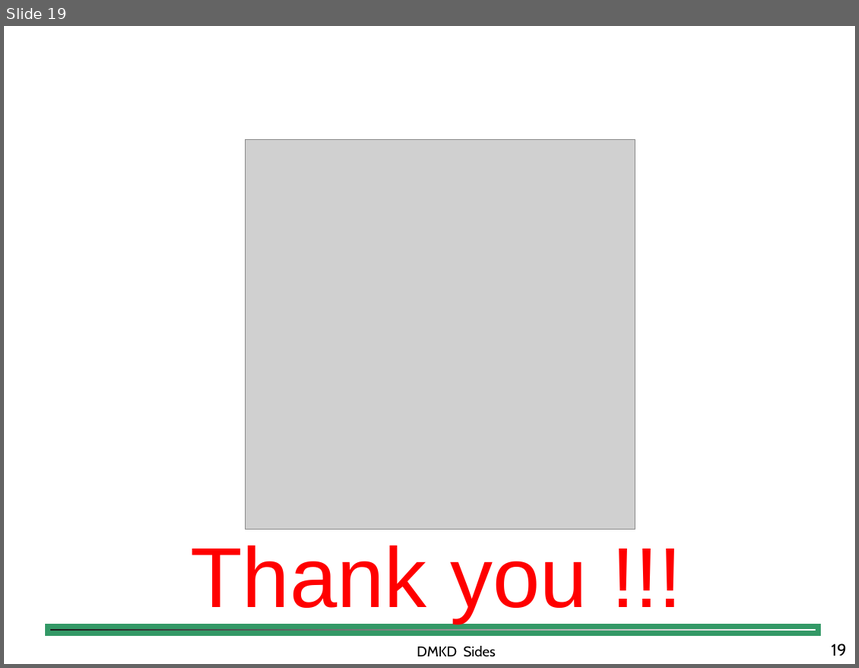
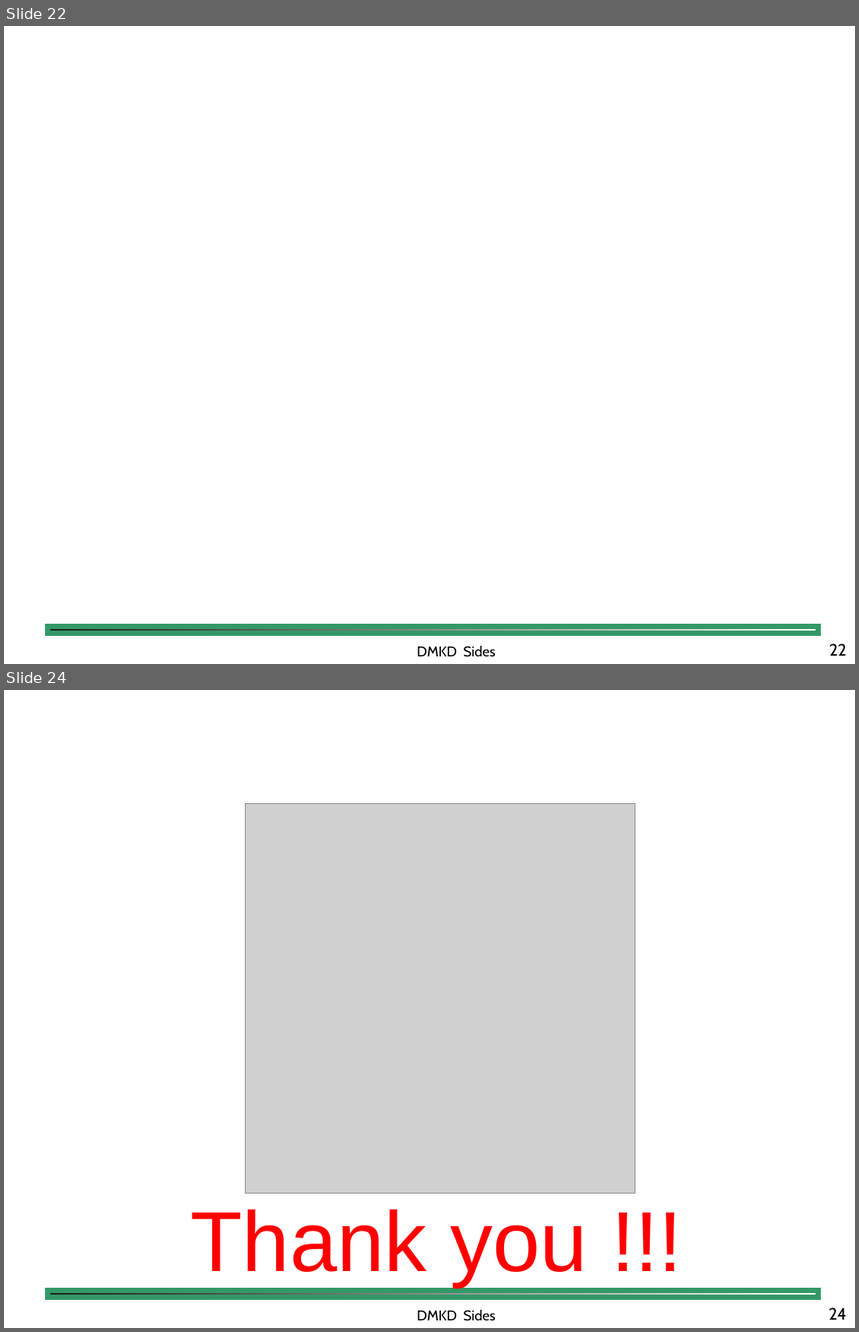
Before and after one commit to shfkuang/shfkuang.github.io, a slide deck: dm/ch4.3.ppt. Shown one above the other, each under a label of ours: slide 19 before the commit, slides 22 and 24 after it; the slides between them are not shown. The pictures are 859x668 and 859x1332 pixels, drawn with LibreOffice and Linux fonts; fonts in the diff are those of the drawing; grey boxes stand for pictures; background and template pictures are left out. Boxes give left, top, right and bottom in pixels: in the first picture for what was removed or moved away, otherwise in the second. Text is boxed around its words. In the diff, an @@ line names an element or a change of style, - is before the commit and + after.

```diff
--- a/dm/ch4.3.ppt
+++ b/dm/ch4.3.ppt
@@ slide 22 added at bbox=[4, 26, 855, 664], background picture (left out); not listed: 1 template element that a slide beside it also shows @@
@@ text added at bbox=[417, 646, 496, 658], 12 pt, text #000000 @@
+DMKD Sides
@@ page number added at bbox=[829, 644, 847, 656], 14 pt, text #000000 @@
+22
@@ what was slide 19 is now slide 24 @@
@@ page number at bbox=[829, 1308, 847, 1320]: text changed @@
-19
+24
```
Also in this commit, not shown: 4 other slides added, 2 other files.
